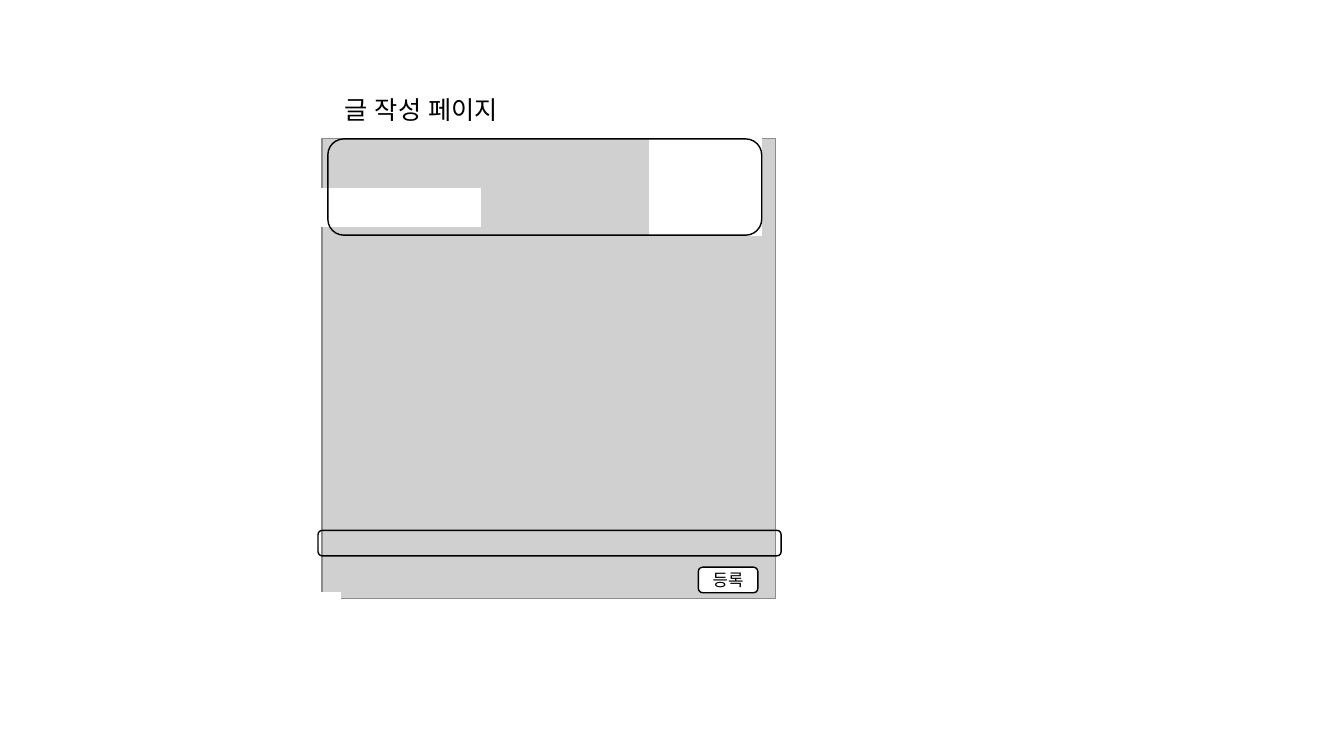
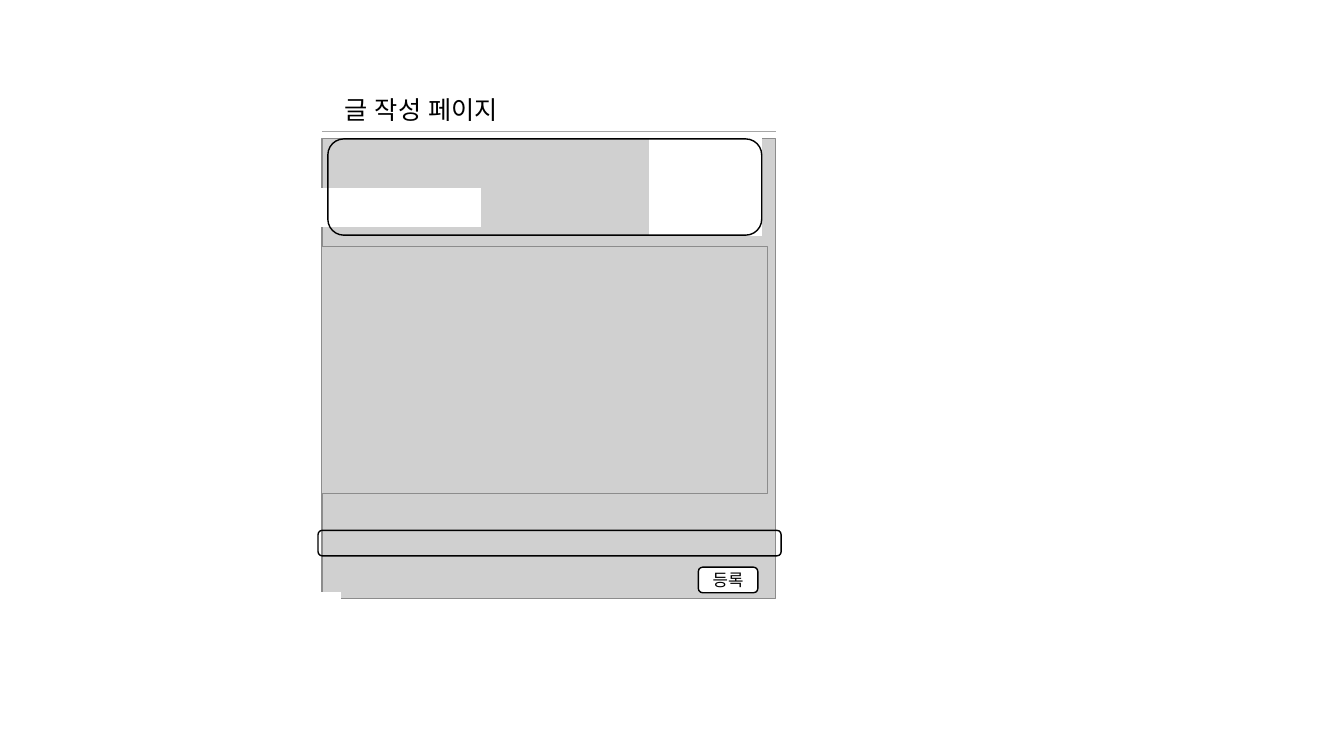
Before and after one commit to minwoo0818/-HaeYeJiWoo-, a slide deck: slide 1 of 문서/화면 설계서 정의/게시글 작성 페이지.pptx. Drawn at 1344x756 pixels with LibreOffice and Linux fonts; fonts in the diff are those of the drawing; grey boxes stand for pictures. Boxes give left, top, right and bottom in pixels: in the first picture for what was removed or moved away, otherwise in the second. Text is boxed around its words. In the diff, an @@ line names an element or a change of style, - is before the commit and + after.

Commit message:
게시글 작성 페이지

```diff
--- a/문서/화면 설계서 정의/게시글 작성 페이지.pptx
+++ b/문서/화면 설계서 정의/게시글 작성 페이지.pptx
@@ line added from (322, 131) to (775, 131), #A6A6A6 1 pt @@
@@ picture added at (322,247,767,494) @@
```
